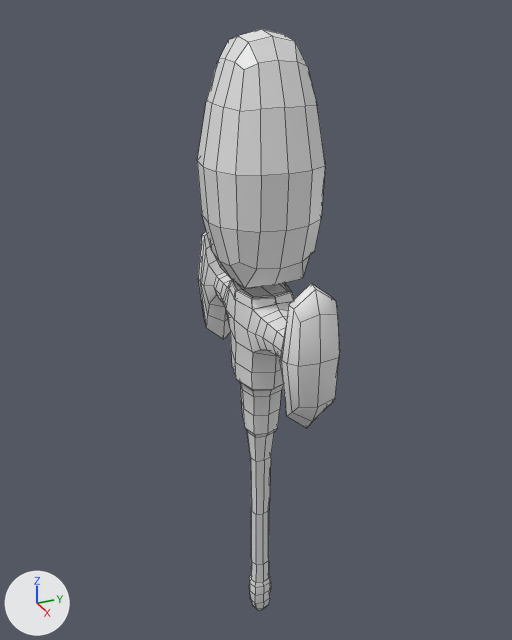
The FBX model AncientScepter_Unity/Assets/FBX/AncientScepter.fbx as it was, and as the next commit left it.
Both versions are drawn from a 50 mm camera at (0.01604, -0.00735, 0.01232) aimed at (-0.0006, 0.00013, 0.004). The axes (+X, +Y, +Z) are drawn at lower left. The lights are the same throughout. Mesh edges are drawn as thin lines. Where no turn or scale is listed for an object, it has been applied to the vertices.

Objects in the first picture: 'meshAncientScepter'.
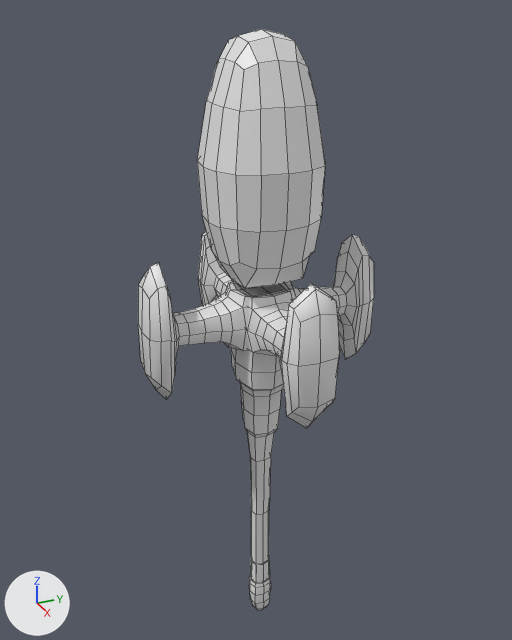
Where the change shows, as pixel boxes [x1, y1, x2, y2] in the pictures (512 x 640 px):
'meshAncientScepter', reshaped (65% wider): before [197, 29, 340, 610]; after [138, 29, 374, 610]
part 1 of me_meshancientscepter, added: after [250, 559, 270, 584]
part 2 of me_meshancientscepter, built on: before [228, 280, 294, 309]; after [138, 234, 374, 399]

What changed in the scene script:
```text
Change me_meshancientscepter:
    used by ob_meshancientscepter; location = (0.0, 0.0, 0.0)
    remove me_meshancientscepter.from_pydata(...)  # 460 vertices, 448 faces; spans x -0.0033..0.0033, y -0.0015..0.0015, z -0.0063..0.0116
    add me_meshancientscepter.from_pydata(...)  # 662 vertices, 644 faces; spans x -0.0033..0.0033, y -0.0033..0.0033, z -0.0063..0.0116
    me_meshancientscepter part 1: a new loose piece of 32 vertices spanning x -0.0003..0.0003, y -0.0003..0.0003, z -0.0049..-0.0042, in mat_matancientscepter (white #e7e7e7)
    me_meshancientscepter part 2
    30 vertices are removed from x -0.001..0.001, y -0.0008..0.0008, z 0.005..0.0053
    24 faces are deleted
    2 vertices move within x 0.0, y -0.0007..0.0007, z 0.0053
    164 vertices are added at x -0.0008..0.0008, y -0.0033..0.0033, z 0.0024..0.0063
    16 new vertices lie (0.0, 0.0004, 0.0) away from vertices in x -0.0005..0.0005, y -0.0022..0.0018, z 0.004..0.0049
    10 new vertices lie (0.0, 0.0004, 0.0) away from vertices in x -0.0004..0.0004, y -0.0018..0.0018, z 0.0041..0.0049
    8 new vertices lie (0.0005, 0.0, 0.0002) away from vertices in x -0.0005..0.0, y -0.0032..0.0032, z 0.0036..0.0056
    196 new faces join them
```
